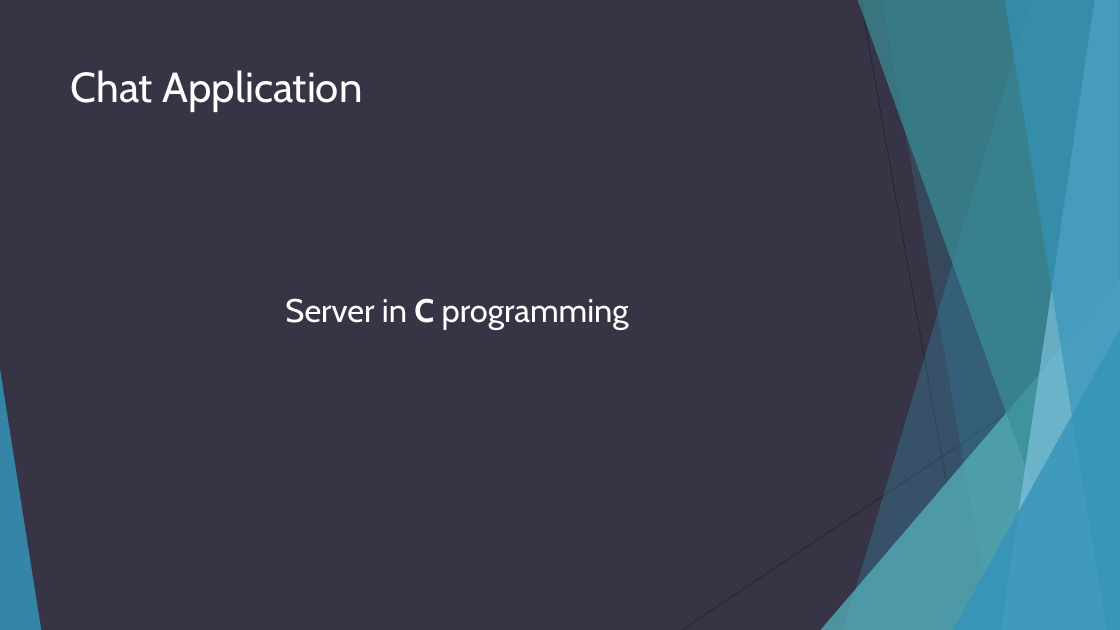
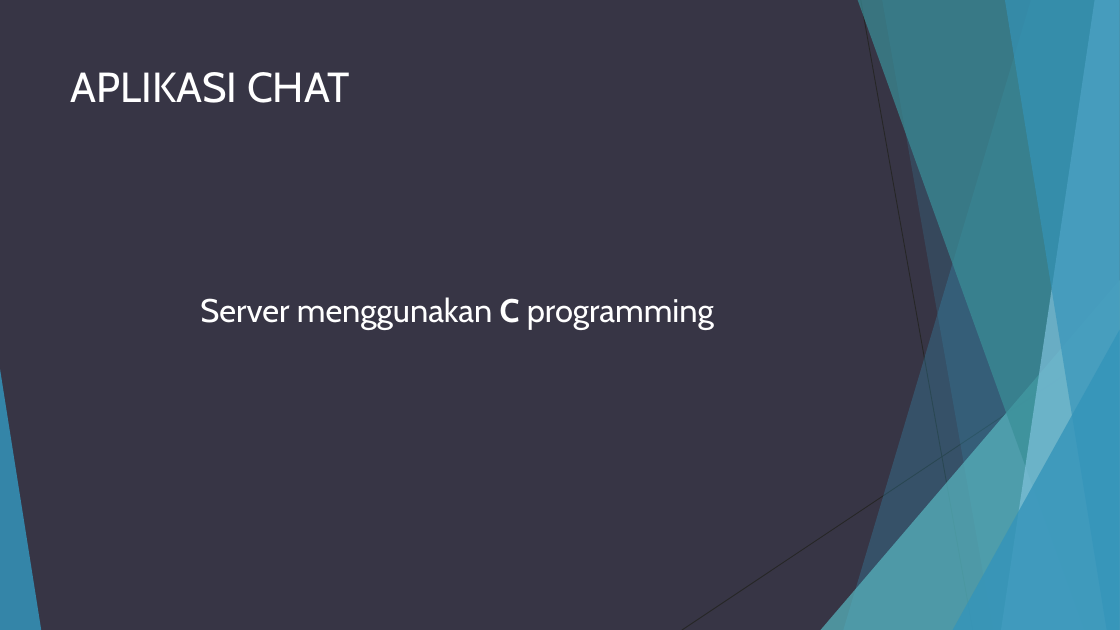
Before and after one commit to adhipoer/Chat, a slide deck: slide 2 of Chat Application with Encryption.ppt (slide 3 before the commit). Drawn at 1120x630 pixels with LibreOffice and Linux fonts; fonts in the diff are those of the drawing. Boxes give left, top, right and bottom in pixels: in the first picture for what was removed or moved away, otherwise in the second. Text is boxed around its words. In the diff, an @@ line names an element or a change of style, - is before the commit and + after.

```diff
--- a/Chat Application with Encryption.ppt
+++ b/Chat Application with Encryption.ppt
@@ title at (71, 72, 350, 103): text changed @@
-Chat Application
+APLIKASI CHAT
@@ text at (200, 297, 714, 330): text changed @@
-Server in C programming
+Server menggunakan C programming
```
Also in this commit, not shown: 5 other slides changed, 2 slides added, 2 slides removed.
